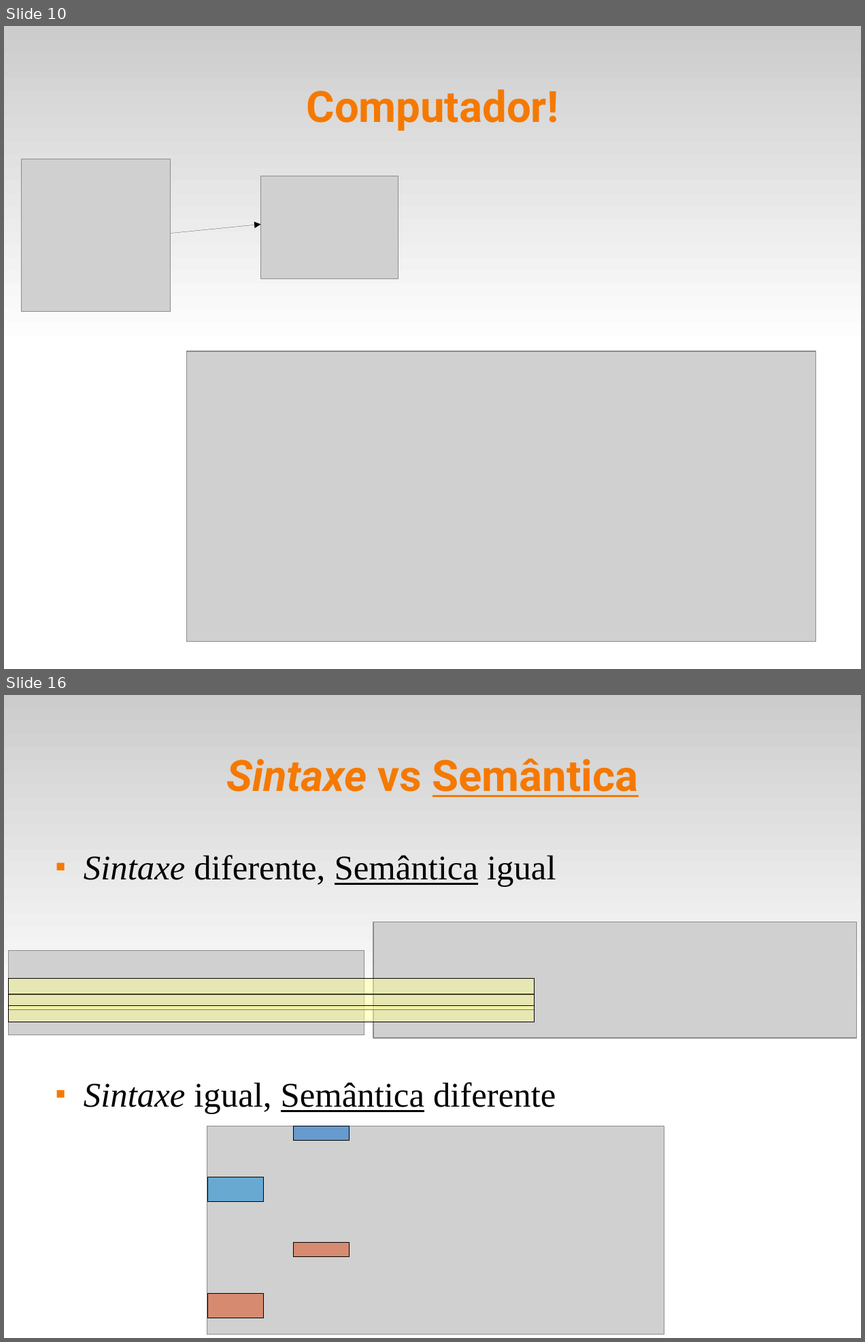
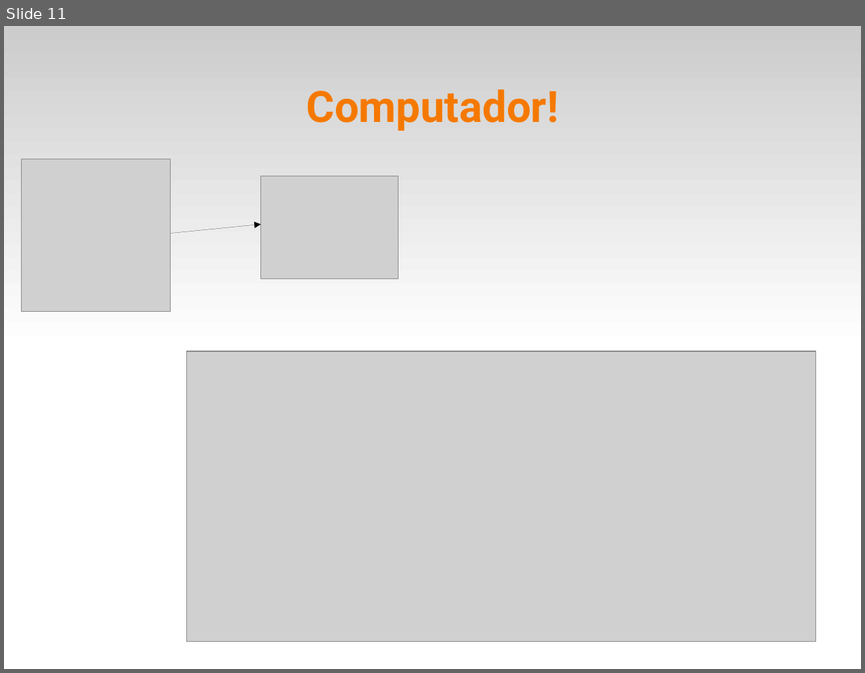
Before and after one commit to fsantanna-uerj/IPD, a slide deck: slides/ipd-01.odp. Shown one above the other, each under a label of ours: slides 10 and 16 before the commit, slide 11 after it; the slides between them are not shown. The pictures are 865x1342 and 865x673 pixels, drawn with LibreOffice and Linux fonts; fonts in the diff are those of the drawing; grey boxes stand for pictures. Boxes give left, top, right and bottom in pixels: in the first picture for what was removed or moved away, otherwise in the second. Text is boxed around its words. In the diff, an @@ line names an element or a change of style, - is before the commit and + after.

```diff
--- a/slides/ipd-01.odp
+++ b/slides/ipd-01.odp
@@ slide 16 removed at (4, 695, 861, 1338), background #FFFFFF; not listed: 1 template element that a slide beside it also shows @@
@@ title removed at (226, 758, 638, 797) @@
-Sintaxe vs Semântica
@@ text removed at (84, 855, 556, 1114) @@
-■ Sintaxe diferente, Semântica igual
-■ Sintaxe igual, Semântica diferente
@@ picture removed at (373, 922, 857, 1038) @@
@@ picture removed at (9, 950, 365, 1035) @@
@@ rectangle removed at (9, 978, 534, 994) @@
@@ rectangle removed at (9, 994, 534, 1010) @@
@@ rectangle removed at (9, 1005, 534, 1021) @@
@@ picture removed at (207, 1125, 664, 1334) @@
@@ rectangle removed at (293, 1125, 349, 1140) @@
@@ rectangle removed at (208, 1176, 264, 1201) @@
@@ rectangle removed at (293, 1242, 349, 1257) @@
@@ rectangle removed at (208, 1293, 264, 1318) @@
@@ what was slide 10 is now slide 11 @@
```
Also in this commit, not shown: 2 slides changed, 2 slides added, 7 other slides removed, 7 other files.
